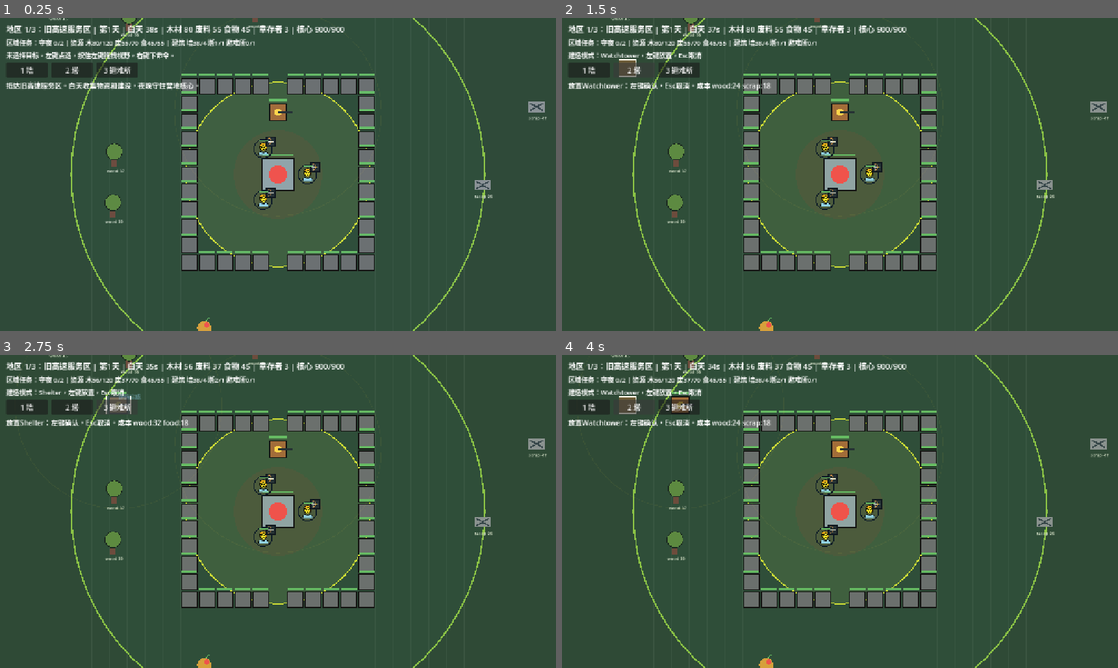
Above: before the commit, frames 1-4 (two rows, left to right).
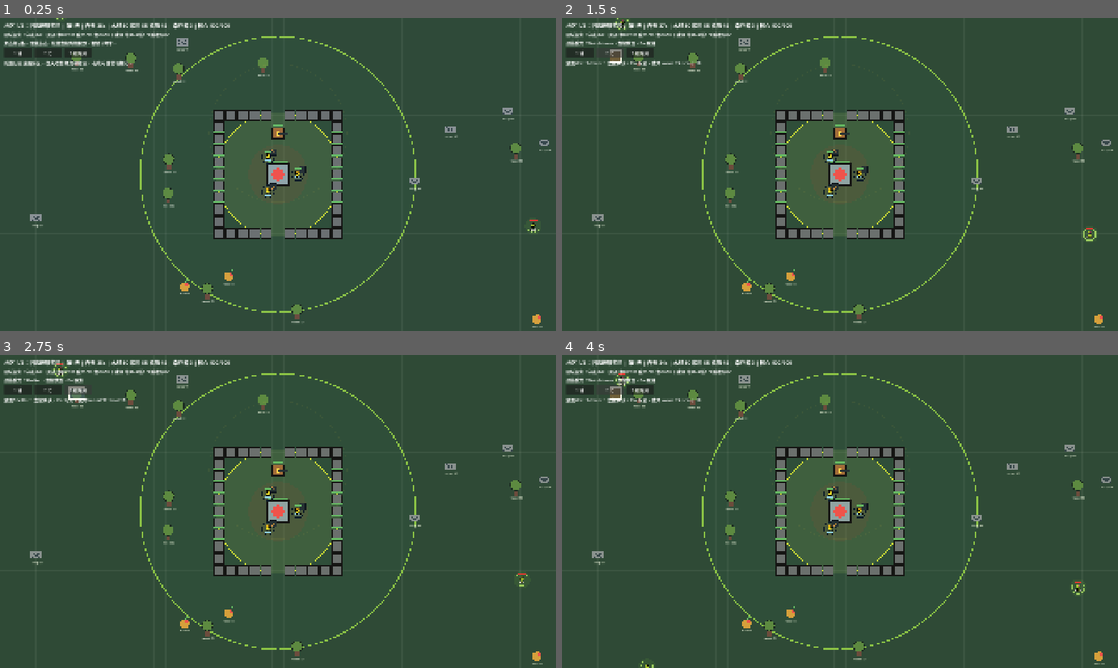
Above: after the commit, the same moments.

Repository: alvinzm99/My2dGame
Game: Godot game, scene res://scenes/main.tscn
Same seed, same stepped clock (60 frames per second), same inputs: the game is played once before the commit and once after it.
Inputs:
- Up to frame 1 (0.25 s): no input
- Up to frame 2 (1.5 s): click "1 墙" at 0.5 s; click "2 塔" at 1.25 s
- Up to frame 3 (2.75 s): click "3 避难所" at 2 s
- Up to frame 4 (4 s): click "1 墙" at 2.75 s; click "2 塔" at 3.5 s

The runs differ from the first frame. In frame 1, 18% of the frame differs, in the area x 0-100%, y 0-100%; in frame 2, 18%; in frame 3, 18%; in frame 4, 18%.

Commit message:
Set 1080p window and add camp night light

Diff:
--- /dev/null
+++ b/assets/placeholder/camp_light.svg
@@ -0,0 +1,11 @@
+<svg xmlns="http://www.w3.org/2000/svg" width="1024" height="1024" viewBox="0 0 1024 1024">
+  <defs>
+    <radialGradient id="campLight" cx="50%" cy="50%" r="50%">
+      <stop offset="0%" stop-color="#fff4b8" stop-opacity="1"/>
+      <stop offset="28%" stop-color="#ffd166" stop-opacity="0.72"/>
+      <stop offset="58%" stop-color="#f9a825" stop-opacity="0.28"/>
+      <stop offset="100%" stop-color="#f9a825" stop-opacity="0"/>
+    </radialGradient>
+  </defs>
+  <rect width="1024" height="1024" fill="url(#campLight)"/>
+</svg>
--- a/project.godot
+++ b/project.godot
@@ -17,8 +17,8 @@
 
 [display]
 
-window/size/viewport_width=1280
-window/size/viewport_height=720
+window/size/viewport_width=1920
+window/size/viewport_height=1080
 window/stretch/mode="canvas_items"
 
 [input]
--- a/scripts/main.gd
+++ b/scripts/main.gd
@@ -82,6 +82,7 @@
 var rng := RandomNumberGenerator.new()
 var camera: Camera2D
 var canvas_modulate: CanvasModulate
+var camp_light: PointLight2D
 var hud_label: Label
 var objective_label: Label
 var selected_label: Label
@@ -141,6 +142,13 @@
 	canvas_modulate = CanvasModulate.new()
 	canvas_modulate.color = Color(1.0, 1.0, 1.0)
 	add_child(canvas_modulate)
+	camp_light = PointLight2D.new()
+	camp_light.position = Vector2.ZERO
+	camp_light.texture = load("res://assets/placeholder/camp_light.svg")
+	camp_light.texture_scale = 1.08
+	camp_light.energy = 0.0
+	camp_light.color = Color("#ffd36a")
+	add_child(camp_light)
 
 func _setup_ui() -> void:
 	var layer := CanvasLayer.new()
@@ -319,11 +327,13 @@
 	phase_time -= delta
 	if phase == "day":
 		canvas_modulate.color = canvas_modulate.color.lerp(Color(1.0, 1.0, 0.93), delta * 1.5)
+		camp_light.energy = lerp(camp_light.energy, 0.0, delta * 3.0)
 		_maintain_day_roamers()
 		if phase_time <= 0.0:
 			_start_night()
 	else:
-		canvas_modulate.color = canvas_modulate.color.lerp(Color(0.22, 0.26, 0.38), delta * 1.8)
+		canvas_modulate.color = canvas_modulate.color.lerp(Color(0.12, 0.14, 0.22), delta * 1.8)
+		camp_light.energy = lerp(camp_light.energy, 2.6, delta * 3.0)
 		_update_wave_spawning(delta)
 		if phase_time <= 0.0 and zombies.is_empty() and wave_spawned >= wave_target:
 			_start_day()
Not shown, added: assets/placeholder/camp_light.svg.import
